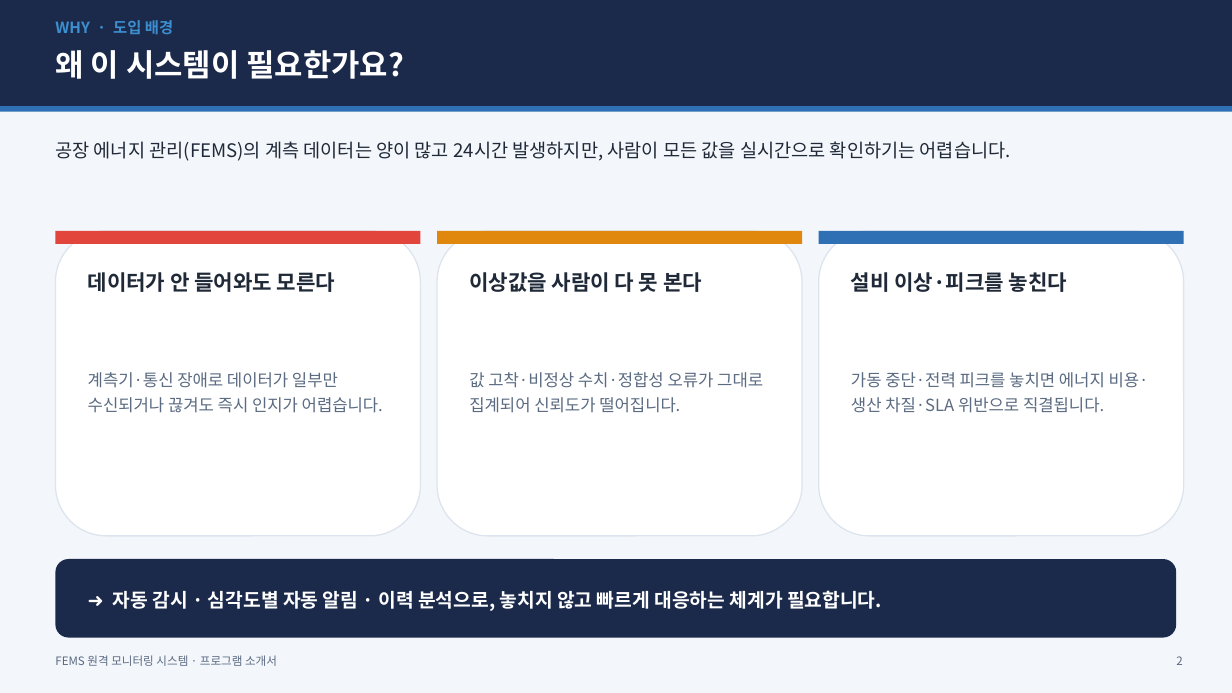
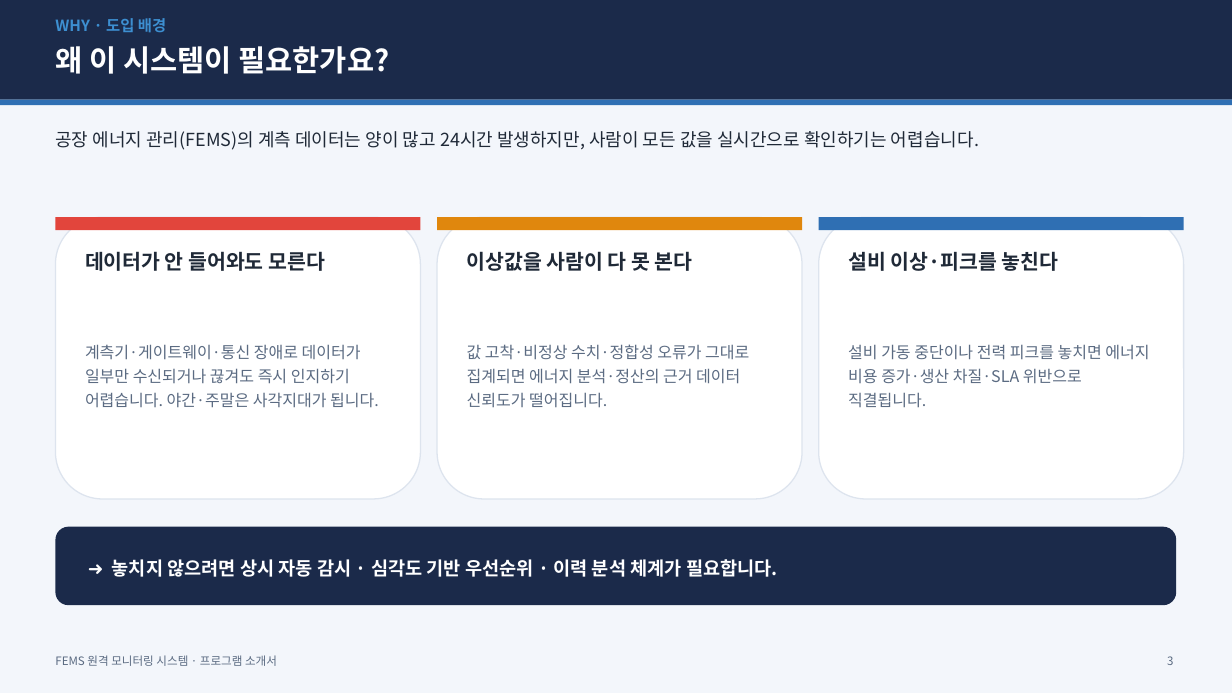
Before and after one commit to changbeomlee0816-png/FEMS, a slide deck: slide 3 of docs/FEMS_소개서.pptx (slide 2 before the commit). Drawn at 1232x693 pixels with LibreOffice and Linux fonts; fonts in the diff are those of the drawing. Boxes give left, top, right and bottom in pixels: in the first picture for what was removed or moved away, otherwise in the second. Text is boxed around its words. In the diff, an @@ line names an element or a change of style, - is before the commit and + after.

```diff
--- a/docs/FEMS_소개서.pptx
+++ b/docs/FEMS_소개서.pptx
@@ rectangle: place and size @@
-rectangle at (0,0,1232,106)
+rectangle at (0,0,1232,100)
@@ text "WHY · 도입 배경" rewrapped from (55,20,173,35) to (55,18,166,33) @@
@@ text "왜 이 시스템이 필요한가요?" at (55,46,389,74): size 24 to 23 pt @@
@@ rectangle: place and size @@
-rectangle at (0,106,1232,112)
+rectangle at (0,100,1232,105)
@@ text "공장 에너지 관리(FEMS)의 계측 데이터는 ...": place and size @@
-text "공장 에너지 관리(FEMS)의 계측 데이터는 ..." at (55,141,1011,161)
+text "공장 에너지 관리(FEMS)의 계측 데이터는 ..." at (55,131,979,150)
@@ text "공장 에너지 관리(FEMS)의 계측 데이터는 ..." at (55,131,979,150): size 14.5 to 14 pt @@
@@ rounded rectangle: place and size @@
-rounded rectangle at (55,231,421,536)
+rounded rectangle at (55,217,421,499)
@@ rounded rectangle: place and size @@
-rounded rectangle at (437,231,802,536)
+rounded rectangle at (437,217,802,499)
@@ 3 rectangles: place and size @@
-3 rectangles at (55,231,1184,244)
+3 rectangles at (55,217,1184,230)
@@ rounded rectangle: place and size @@
-rounded rectangle at (819,231,1184,536)
+rounded rectangle at (819,217,1184,499)
@@ text "데이터가 안 들어와도 모른다": place and size @@
-text "데이터가 안 들어와도 모른다" at (88,272,335,292)
+text "데이터가 안 들어와도 모른다" at (85,251,325,271)
@@ text "이상값을 사람이 다 못 본다": place and size @@
-text "이상값을 사람이 다 못 본다" at (469,272,702,292)
+text "이상값을 사람이 다 못 본다" at (467,251,693,271)
@@ size 16.5 to 16 pt in 3 elements at (85,251,325,271), (467,251,693,271), (848,251,1059,271) @@
@@ text "설비 이상·피크를 놓친다": place and size @@
-text "설비 이상·피크를 놓친다" at (851,272,1067,292)
+text "설비 이상·피크를 놓친다" at (848,251,1059,271)
@@ text at (85,344,379,408): text changed; size 13 to 12.5 pt @@
-계측기·통신 장애로 데이터가 일부만 수신되거나 끊겨도 즉시 인지가 어렵습니다.
+계측기·게이트웨이·통신 장애로 데이터가 일부만 수신되거나 끊겨도 즉시 인지하기 어렵습니다. 야간·주말은 사각지대가 됩니다.
@@ text at (467,344,749,408): text changed; size 13 to 12.5 pt @@
-값 고착·비정상 수치·정합성 오류가 그대로 집계되어 신뢰도가 떨어집니다.
+값 고착·비정상 수치·정합성 오류가 그대로 집계되면 에너지 분석·정산의 근거 데이터 신뢰도가 떨어집니다.
@@ text at (848,344,1149,408): text changed; size 13 to 12.5 pt @@
-가동 중단·전력 피크를 놓치면 에너지 비용·생산 차질·SLA 위반으로 직결됩니다.
+설비 가동 중단이나 전력 피크를 놓치면 에너지 비용 증가·생산 차질·SLA 위반으로 직결됩니다.
@@ rounded rectangle: place and size @@
-rounded rectangle at (55,559,1177,638)
+rounded rectangle at (55,527,1177,605)
@@ text at (112,559,778,577): text changed; size 15 to 14.5 pt @@
-➜ 자동 감시 · 심각도별 자동 알림 · 이력 분석으로, 놓치지 않고 빠르게 대응하는 체계가 필요합니다.
+➜ 놓치지 않으려면 상시 자동 감시 · 심각도 기반 우선순위 · 이력 분석 체계가 필요합니다.
@@ text at (1167,656,1173,665): text changed @@
-2
+3
```
Also in this commit, not shown: 12 other slides changed, 5 slides added, 1 other file.
